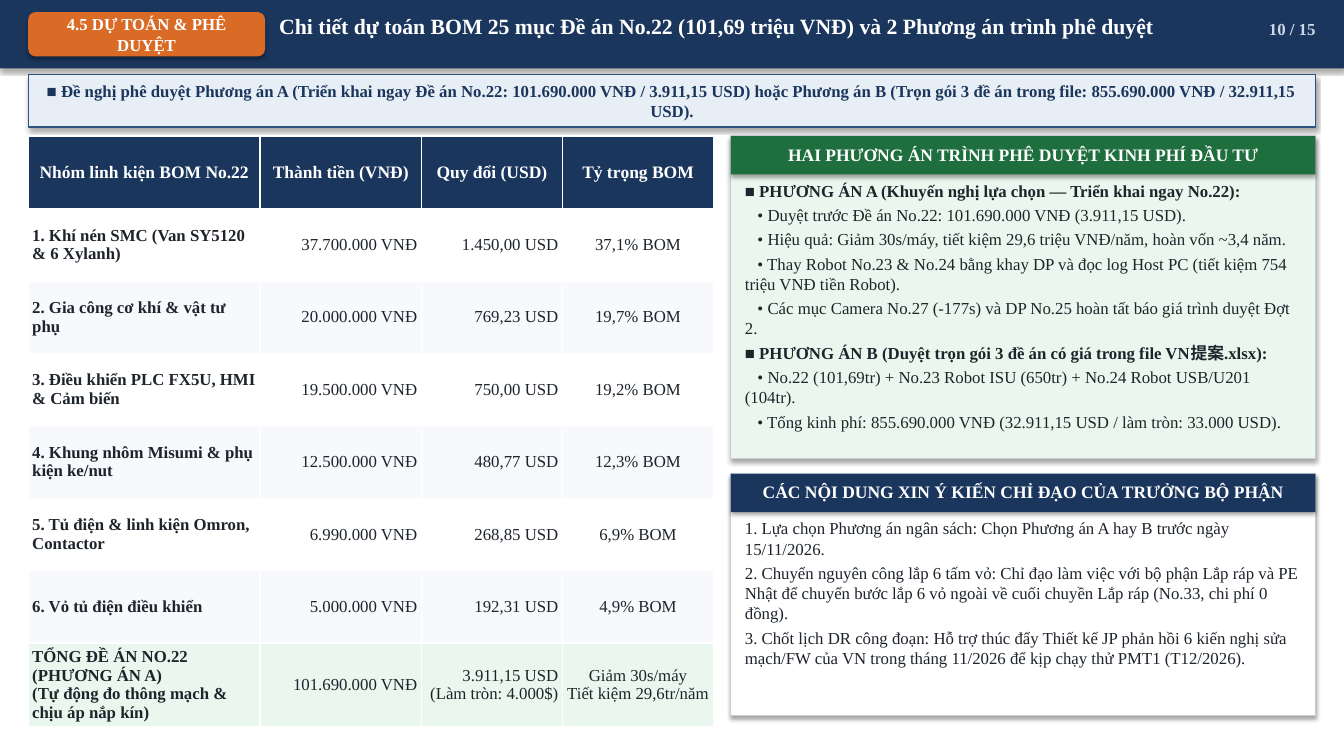
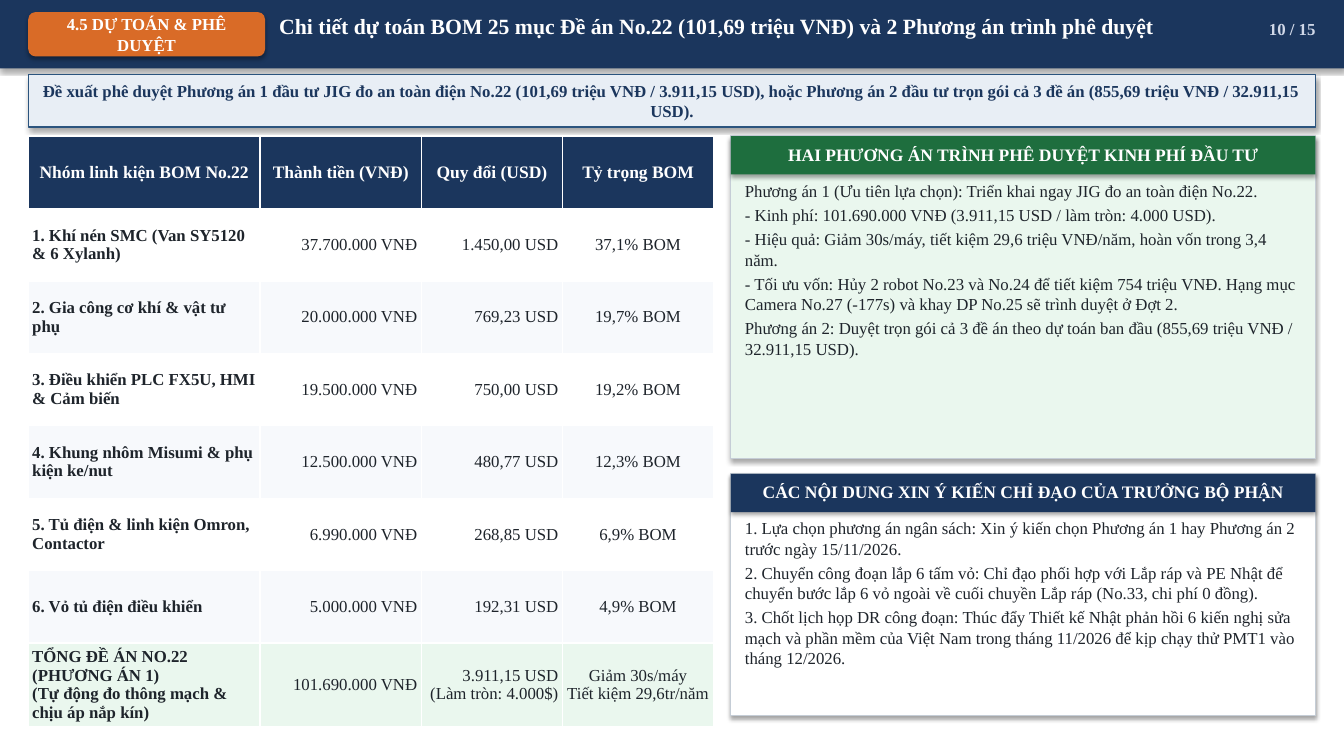
Before and after one commit to Nakazasen/bao_cao_dc_EXPIris, a slide deck: slide 10 of Bao_Cao_Dieu_Chinh_IrisEXP_VN.pptx. Drawn at 1344x756 pixels with LibreOffice and Linux fonts; fonts in the diff are those of the drawing. Boxes give left, top, right and bottom in pixels: in the first picture for what was removed or moved away, otherwise in the second. Text is boxed around its words. In the diff, an @@ line names an element or a change of style, - is before the commit and + after.

```diff
--- a/Bao_Cao_Dieu_Chinh_IrisEXP_VN.pptx
+++ b/Bao_Cao_Dieu_Chinh_IrisEXP_VN.pptx
@@ text in rectangle at [43, 84, 1298, 121]: text changed @@
-■ Đề nghị phê duyệt Phương án A (Triển khai ngay Đề án No.22: 101.690.000 VNĐ / 3.911,15 USD) hoặc Phương án B (Trọn gói 3 đề án trong file: 855.690.000 VNĐ / 32.911,15 USD).
+Đề xuất phê duyệt Phương án 1 đầu tư JIG đo an toàn điện No.22 (101,69 triệu VNĐ / 3.911,15 USD), hoặc Phương án 2 đầu tư trọn gói cả 3 đề án (855,69 triệu VNĐ / 32.911,15 USD).
@@ table at [28, 136, 714, 726] @@
-row 8, column 1: TỔNG ĐỀ ÁN NO.22 (PHƯƠNG ÁN A) (Tự động đo thông mạch & chịu áp nắp kín)
+row 8, column 1: TỔNG ĐỀ ÁN NO.22 (PHƯƠNG ÁN 1) (Tự động đo thông mạch & chịu áp nắp kín)
@@ text at [745, 185, 1295, 359]: text changed @@
-■ PHƯƠNG ÁN A (Khuyến nghị lựa chọn — Triển khai ngay No.22):
-• Duyệt trước Đề án No.22: 101.690.000 VNĐ (3.911,15 USD).
-• Hiệu quả: Giảm 30s/máy, tiết kiệm 29,6 triệu VNĐ/năm, hoàn vốn ~3,4 năm.
-• Thay Robot No.23 & No.24 bằng khay DP và đọc log Host PC (tiết kiệm 754 triệu VNĐ tiền Robot).
-• Các mục Camera No.27 (-177s) và DP No.25 hoàn tất báo giá trình duyệt Đợt 2.
-■ PHƯƠNG ÁN B (Duyệt trọn gói 3 đề án có giá trong file VN提案.xlsx):
-• No.22 (101,69tr) + No.23 Robot ISU (650tr) + No.24 Robot USB/U201 (104tr).
-• Tổng kinh phí: 855.690.000 VNĐ (32.911,15 USD / làm tròn: 33.000 USD).
+Phương án 1 (Ưu tiên lựa chọn): Triển khai ngay JIG đo an toàn điện No.22.
+- Kinh phí: 101.690.000 VNĐ (3.911,15 USD / làm tròn: 4.000 USD).
+- Hiệu quả: Giảm 30s/máy, tiết kiệm 29,6 triệu VNĐ/năm, hoàn vốn trong 3,4 năm.
+- Tối ưu vốn: Hủy 2 robot No.23 và No.24 để tiết kiệm 754 triệu VNĐ. Hạng mục Camera No.27 (-177s) và khay DP No.25 sẽ trình duyệt ở Đợt 2.
+Phương án 2: Duyệt trọn gói cả 3 đề án theo dự toán ban đầu (855,69 triệu VNĐ / 32.911,15 USD).
@@ text at [745, 522, 1294, 668]: text changed @@
-1. Lựa chọn Phương án ngân sách: Chọn Phương án A hay B trước ngày 15/11/2026.
-2. Chuyển nguyên công lắp 6 tấm vỏ: Chỉ đạo làm việc với bộ phận Lắp ráp và PE Nhật để chuyển bước lắp 6 vỏ ngoài về cuối chuyền Lắp ráp (No.33, chi phí 0 đồng).
-3. Chốt lịch DR công đoạn: Hỗ trợ thúc đẩy Thiết kế JP phản hồi 6 kiến nghị sửa mạch/FW của VN trong tháng 11/2026 để kịp chạy thử PMT1 (T12/2026).
+1. Lựa chọn phương án ngân sách: Xin ý kiến chọn Phương án 1 hay Phương án 2 trước ngày 15/11/2026.
+2. Chuyển công đoạn lắp 6 tấm vỏ: Chỉ đạo phối hợp với Lắp ráp và PE Nhật để chuyển bước lắp 6 vỏ ngoài về cuối chuyền Lắp ráp (No.33, chi phí 0 đồng).
+3. Chốt lịch họp DR công đoạn: Thúc đẩy Thiết kế Nhật phản hồi 6 kiến nghị sửa mạch và phần mềm của Việt Nam trong tháng 11/2026 để kịp chạy thử PMT1 vào tháng 12/2026.
```
Also in this commit, not shown: 14 other slides changed, 1 other file.
